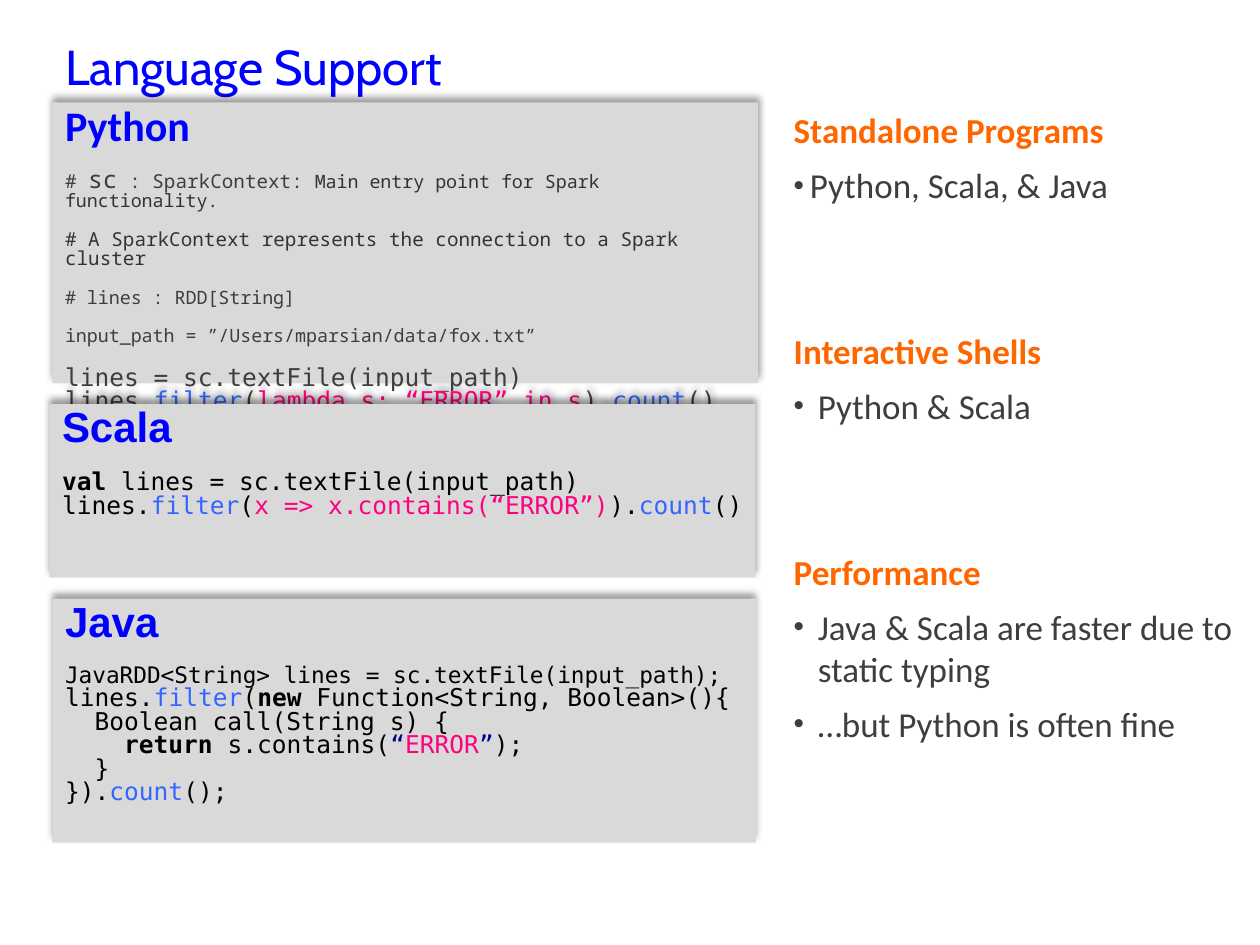
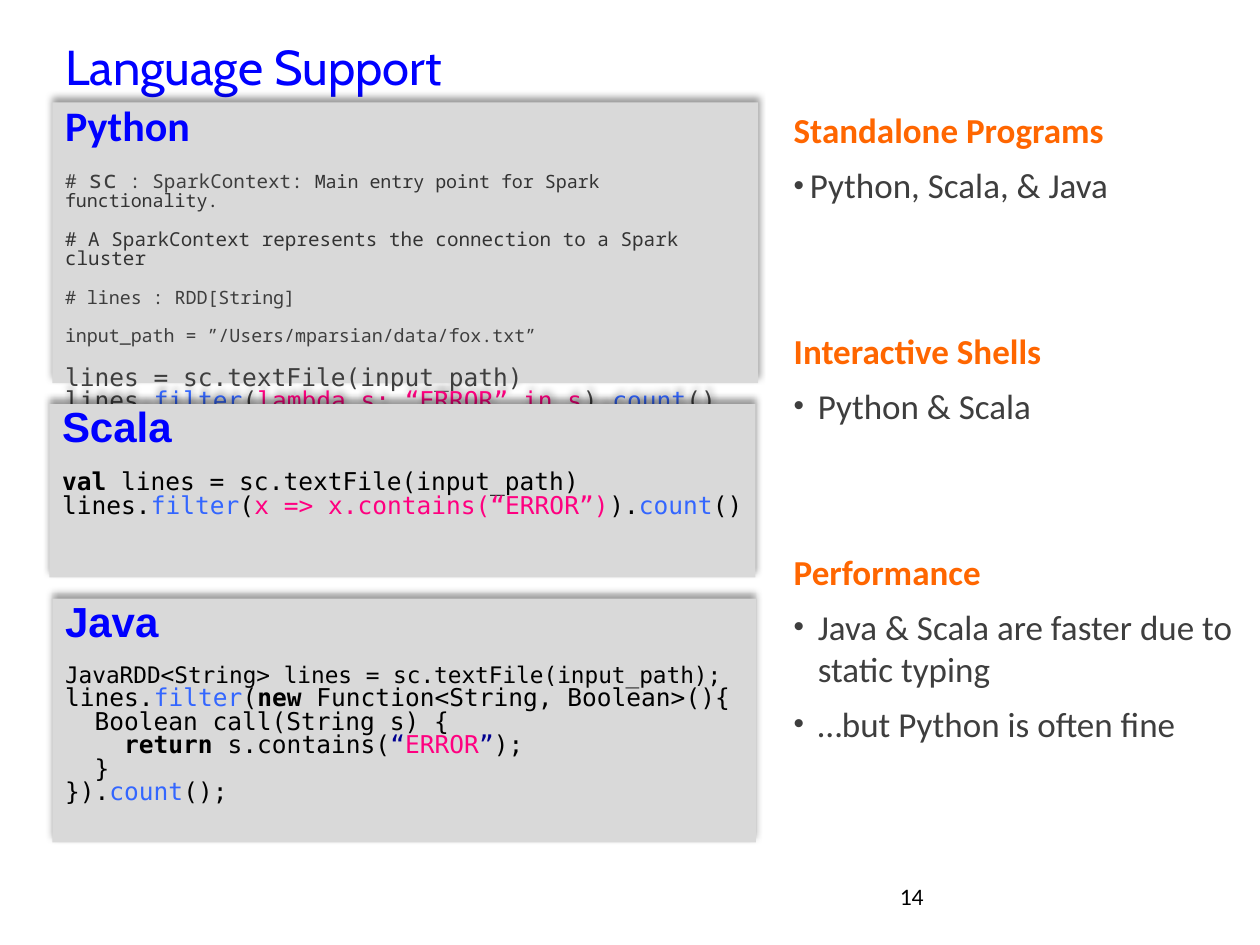
Before and after one commit to mahmoudparsian/big-data-modeling, a slide deck: slide 14 of slides/spark/pyspark/introduction_to_pyspark/2_Introduction_to_Spark.pptx. Drawn at 1260x945 pixels with LibreOffice and Linux fonts; fonts in the diff are those of the drawing. Boxes give left, top, right and bottom in pixels: in the first picture for what was removed or moved away, otherwise in the second. Text is boxed around its words. In the diff, an @@ line names an element or a change of style, - is before the commit and + after.

```diff
--- a/slides/spark/pyspark/introduction_to_pyspark/2_Introduction_to_Spark.pptx
+++ b/slides/spark/pyspark/introduction_to_pyspark/2_Introduction_to_Spark.pptx
@@ page number added at <box>900,889,924,905</box>, 13.5 pt, text #000000 @@
+14
```
Also in this commit, not shown: 3 other slides changed.
